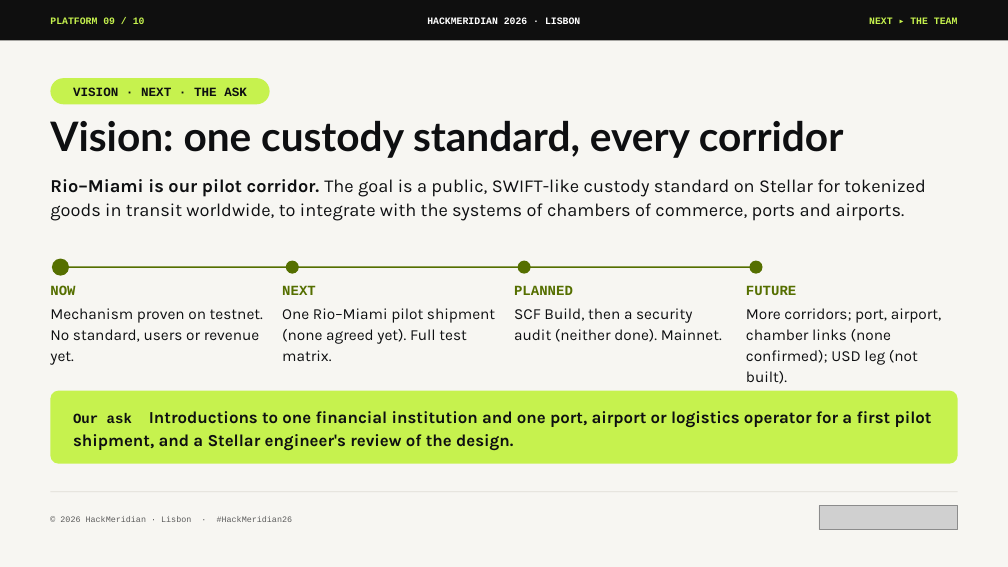
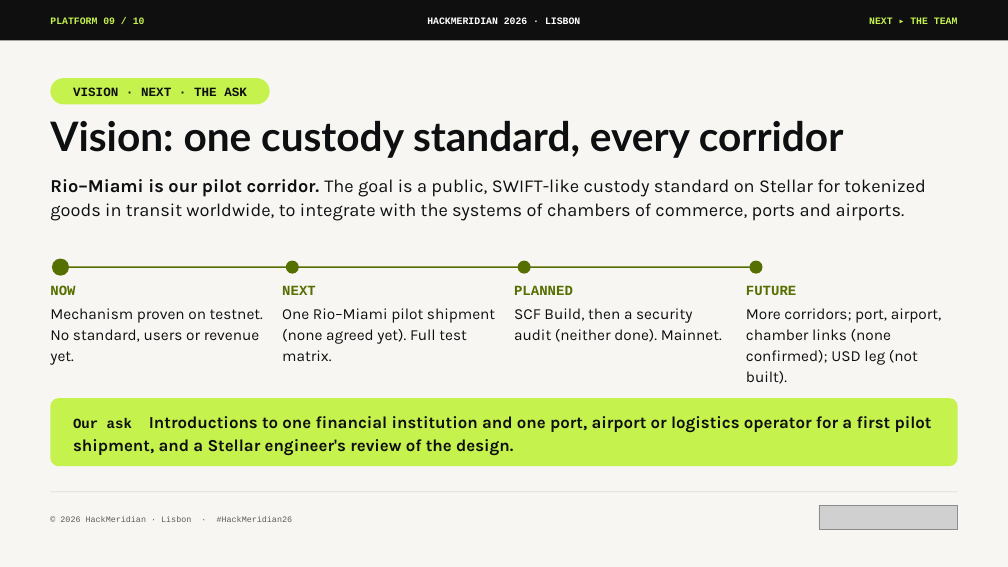
Before and after one commit to pwsaragossy/hackmeridian-cos, a slide deck: slide 9 of projects/hackmeridian-rail/deck/radox-custody-rail.pptx. Drawn at 1008x567 pixels with LibreOffice and Linux fonts; fonts in the diff are those of the drawing; grey boxes stand for pictures. Boxes give left, top, right and bottom in pixels: in the first picture for what was removed or moved away, otherwise in the second. Text is boxed around its words. In the diff, an @@ line names an element or a change of style, - is before the commit and + after.

```diff
--- a/projects/hackmeridian-rail/deck/radox-custody-rail.pptx
+++ b/projects/hackmeridian-rail/deck/radox-custody-rail.pptx
@@ rounded rectangle: place and size @@
-rounded rectangle at [50,391,958,464]
+rounded rectangle at [50,398,958,466]
@@ rounded rectangle at [50,398,958,466]: proportions changed @@
@@ text "Our ask Introductions to one ...": place and size @@
-text "Our ask Introductions to one ..." at [73,411,932,451]
+text "Our ask Introductions to one ..." at [73,416,932,456]
```
Also in this commit, not shown: 1 other slide changed, 2 other files.
